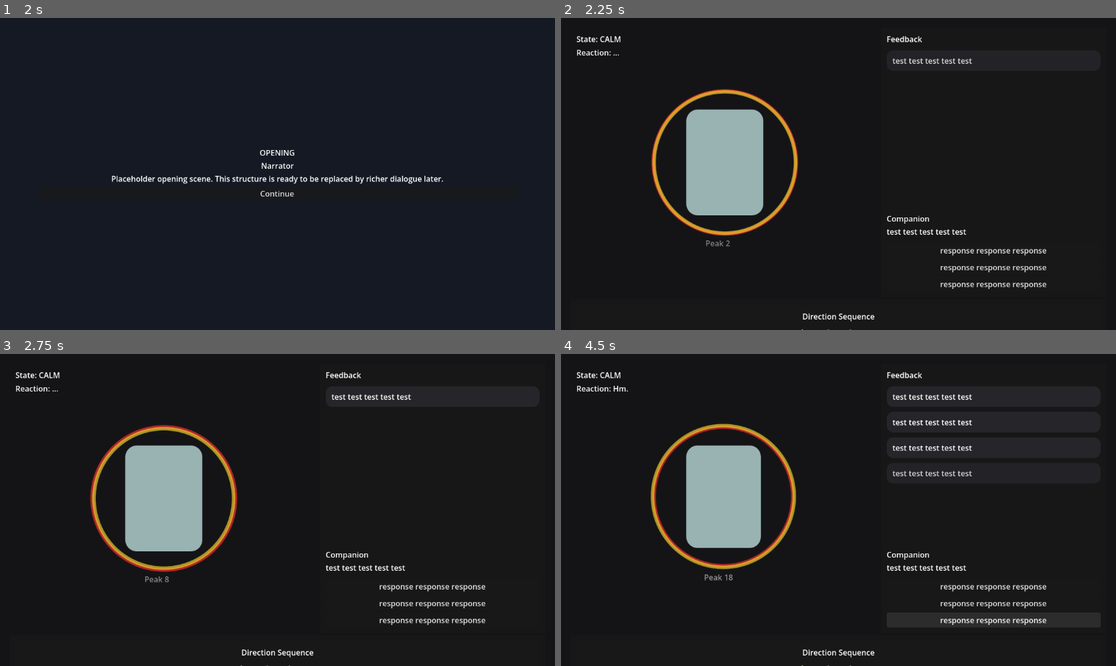
Above: before the commit, frames 1-4 (two rows, left to right).
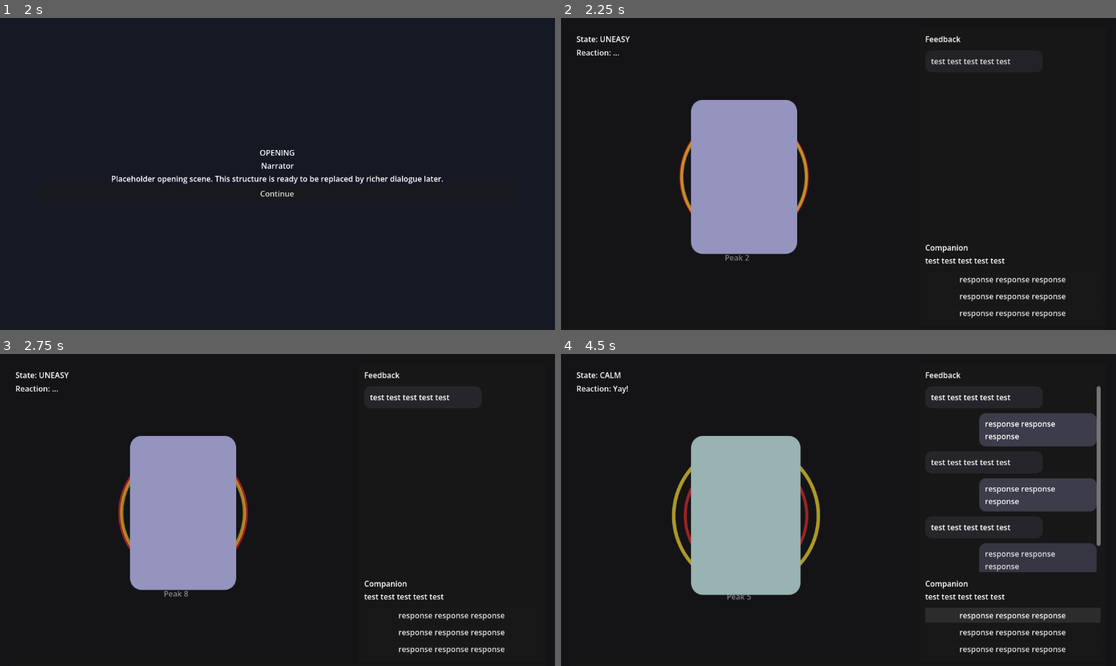
Above: after the commit, the same moments.

Repository: manchenlee/wgj-2026-teamb
Game: Godot game, scene res://scenes/Main.tscn
The game is run twice, just before and just after one commit, with the same random seed, the same clock (stepped at 60 frames per second) and the same inputs.
Inputs:
- Up to frame 1 (2 s): click "Start" at 0.5 s; click "Continue" at 1.25 s
- Up to frame 2 (2.25 s): click "Continue" at 2 s
- Up to frame 3 (2.75 s): no input
- Up to frame 4 (4.5 s): click "response response response" at 2.75 s; click "response response response" at 3.5 s; click "response response response" at 4.25 s

Frame 1 is identical in both runs. In frame 2, 13% of the frame differs, in the area x 7-91%, y 5-100%; in frame 3, 13%; in frame 4, 17%, in the area x 9-98%, y 5-100%.

Commit message:
feat: Enhance UI components and feedback mechanisms for improved user interaction

Diff:
--- a/scenes/components/CharacterArea.tscn
+++ b/scenes/components/CharacterArea.tscn
@@ -3,7 +3,7 @@
 [ext_resource type="Script" path="res://scripts/presentation/character_presenter.gd" id="1_char"]
 
 [node name="CharacterArea" type="Control"]
-custom_minimum_size = Vector2(360, 360)
+custom_minimum_size = Vector2(460, 500)
 script = ExtResource("1_char")
 
 [node name="CharacterVisualAnchor" type="CenterContainer" parent="."]
@@ -16,7 +16,7 @@
 offset_bottom = 0.0
 
 [node name="CharacterPlaceholder" type="Panel" parent="CharacterVisualAnchor"]
-custom_minimum_size = Vector2(160, 220)
+custom_minimum_size = Vector2(220, 320)
 
 [node name="EmotionStateLabel" type="Label" parent="."]
 offset_left = 12.0
--- a/scenes/components/DirectionSequencePanel.tscn
+++ b/scenes/components/DirectionSequencePanel.tscn
@@ -14,6 +14,7 @@
 
 [node name="VBoxContainer" type="VBoxContainer" parent="MarginContainer"]
 alignment = 1
+theme_override_constants/separation = 8
 
 [node name="HeaderLabel" type="Label" parent="MarginContainer/VBoxContainer"]
 text = "Direction Sequence"
@@ -26,3 +27,8 @@
 scroll_active = false
 size_flags_horizontal = 3
 text = "[center][color=#7d7d87]Waiting for round...[/color][/center]"
+
+[node name="FeedbackLabel" type="Label" parent="MarginContainer/VBoxContainer"]
+modulate = Color(1, 1, 1, 0)
+horizontal_alignment = 1
+text = ""
--- a/scenes/screens/GameScreen.tscn
+++ b/scenes/screens/GameScreen.tscn
@@ -46,7 +46,7 @@
 size_flags_vertical = 3
 
 [node name="CenterStage" type="Control" parent="MarginContainer/ResponsiveLayout/UpperLayout/CenterColumn"]
-custom_minimum_size = Vector2(640, 560)
+custom_minimum_size = Vector2(720, 620)
 size_flags_horizontal = 3
 size_flags_vertical = 3
 
--- a/scripts/core/game_session_controller.gd
+++ b/scripts/core/game_session_controller.gd
@@ -75,7 +75,7 @@
 	dialogue_panel.clear_history()
 	current_prompt = dialogue_controller.next_prompt(arousal_model.physical, arousal_model.emotional)
 	dialogue_panel.set_prompt(current_prompt)
-	dialogue_panel.append_history(Config.TEST_FEEDBACK_TEXT)
+	dialogue_panel.append_history(Config.TEST_FEEDBACK_TEXT, "companion")
 	_schedule_next_feedback_message()
 	_start_round()
 	_update_presentation()
@@ -110,7 +110,7 @@
 func _on_feedback_timer_timeout() -> void:
 	if not run_active:
 		return
-	dialogue_panel.append_history(Config.TEST_FEEDBACK_TEXT)
+	dialogue_panel.append_history(Config.TEST_FEEDBACK_TEXT, "companion")
 	print_debug("feedback message")
 	_schedule_next_feedback_message()
 
@@ -131,23 +131,33 @@
 		"correct":
 			combo += 1
 			arousal_model.apply_physical(Config.PHYSICAL_GAIN_PER_CORRECT_INPUT)
+			arousal_model.refresh_physical_activity()
+			status_hud.show_sequence_feedback(
+				"Correct +%d" % int(round(Config.PHYSICAL_GAIN_PER_CORRECT_INPUT)),
+				Color(0.45, 0.87, 0.56, 1.0)
+			)
 			character_area.show_correct_reaction()
 		"round_success":
 			combo += 1
 			arousal_model.apply_physical(Config.PHYSICAL_GAIN_PER_CORRECT_INPUT)
+			arousal_model.apply_physical(Config.PHYSICAL_SEQUENCE_COMPLETE_BONUS)
+			arousal_model.refresh_physical_activity()
+			status_hud.show_sequence_feedback(
+				"Sequence Complete +%d" % int(round(Config.PHYSICAL_SEQUENCE_COMPLETE_BONUS)),
+				Color(0.58, 0.95, 0.67, 1.0)
+			)
 			character_area.show_correct_reaction()
 			print_debug("round success")
 			_schedule_next_round()
 		"wrong":
 			_handle_wrong_input()
-		"round_failure":
-			print_debug("round failure")
-			_handle_round_failure()
-	_update_presentation()
-
-func _on_choice_selected(choice_quality: String) -> void:
+	_update_presentation()
+
+func _on_choice_selected(choice_quality: String, choice_text: String) -> void:
+	dialogue_panel.append_history(choice_text, "player")
 	var outcome := dialogue_controller.apply_choice(choice_quality, arousal_model)
-	dialogue_panel.append_history(str(outcome.get("reply", Config.TEST_FEEDBACK_TEXT)))
+	arousal_model.refresh_emotional_activity()
+	dialogue_panel.append_history(str(outcome.get("reply", Config.TEST_FEEDBACK_TEXT)), "companion")
 	character_area.show_choice_reaction(choice_quality)
 	current_prompt = dialogue_controller.next_prompt(arousal_model.physical, arousal_model.emotional)
 	dialogue_panel.set_prompt(current_prompt)
@@ -156,11 +166,18 @@
 func _handle_wrong_input() -> void:
 	combo = 0
 	arousal_model.apply_physical(-Config.PHYSICAL_PENALTY_PER_WRONG_INPUT)
+	arousal_model.refresh_physical_activity()
+	sequence_controller.clear_round()
+	status_hud.show_sequence_feedback(
+		"Wrong -%d" % int(round(Config.PHYSICAL_PENALTY_PER_WRONG_INPUT)),
+		Color(0.95, 0.35, 0.35, 1.0)
+	)
 	character_area.show_mistake_reaction()
+	_schedule_next_round()
 
 func _handle_round_failure() -> void:
+	print_debug("round failure")
 	_handle_wrong_input()
-	_schedule_next_round()
 
 func _schedule_next_round() -> void:
 	round_restart_timer.start(Config.ROUND_RESTART_DELAY)
--- a/scripts/gameplay/GameConfig.gd
+++ b/scripts/gameplay/GameConfig.gd
@@ -8,20 +8,24 @@
 const TEST_RESPONSE_TEXT: String = "response response response"
 
 # Core arousal values.
-const INITIAL_PHYSICAL: float = 50.0
-const INITIAL_EMOTIONAL: float = 50.0
+const INITIAL_PHYSICAL: float = 30.0
+const INITIAL_EMOTIONAL: float = 30.0
 const INITIAL_PEAK: float = 0.0
 const MINIMUM_ACTIVE_THRESHOLD: float = 15.0
 const BALANCE_TOLERANCE: float = 15.0
 
 # Passive progression.
-const NATURAL_DECAY_PER_SECOND: float = 2.0
+const PHYSICAL_DECAY_PER_SECOND: float = 2.0
+const EMOTIONAL_DECAY_PER_SECOND: float = 2.0
+const PHYSICAL_ACTIVITY_GRACE_SECONDS: float = 1.4
+const EMOTIONAL_ACTIVITY_GRACE_SECONDS: float = 2.8
 const PEAK_GAIN_RATE: float = 12.0
 const PEAK_LOSS_RATE: float = 8.0
 
 # Physical interaction tuning.
 const PHYSICAL_GAIN_PER_CORRECT_INPUT: float = 4.0
 const PHYSICAL_PENALTY_PER_WRONG_INPUT: float = 3.0
+const PHYSICAL_SEQUENCE_COMPLETE_BONUS: float = 6.0
 const DIRECTION_SEQUENCE_LENGTH_MIN: int = 3
 const DIRECTION_SEQUENCE_LENGTH_MAX: int = 5
 const DIRECTION_SEQUENCE_TIME_LIMIT: float = 3.0
--- a/scripts/gameplay/arousal_model.gd
+++ b/scripts/gameplay/arousal_model.gd
@@ -6,11 +6,15 @@
 var physical: float = Config.INITIAL_PHYSICAL
 var emotional: float = Config.INITIAL_EMOTIONAL
 var peak: float = Config.INITIAL_PEAK
+var physical_activity_grace_remaining: float = 0.0
+var emotional_activity_grace_remaining: float = 0.0
 
 func reset() -> void:
 	physical = Config.INITIAL_PHYSICAL
 	emotional = Config.INITIAL_EMOTIONAL
 	peak = Config.INITIAL_PEAK
+	physical_activity_grace_remaining = 0.0
+	emotional_activity_grace_remaining = 0.0
 
 func apply_physical(delta_value: float) -> void:
 	physical = Config.clamp_value(physical + delta_value)
@@ -18,10 +22,20 @@
 func apply_emotional(delta_value: float) -> void:
 	emotional = Config.clamp_value(emotional + delta_value)
 
+func refresh_physical_activity() -> void:
+	physical_activity_grace_remaining = Config.PHYSICAL_ACTIVITY_GRACE_SECONDS
+
+func refresh_emotional_activity() -> void:
+	emotional_activity_grace_remaining = Config.EMOTIONAL_ACTIVITY_GRACE_SECONDS
+
 func apply_decay(delta: float) -> void:
-	var decay_amount := Config.NATURAL_DECAY_PER_SECOND * delta
-	physical = Config.clamp_value(physical - decay_amount)
-	emotional = Config.clamp_value(emotional - decay_amount)
+	physical_activity_grace_remaining = maxf(physical_activity_grace_remaining - delta, 0.0)
+	emotional_activity_grace_remaining = maxf(emotional_activity_grace_remaining - delta, 0.0)
+
+	if physical_activity_grace_remaining <= 0.0:
+		physical = Config.clamp_value(physical - Config.PHYSICAL_DECAY_PER_SECOND * delta)
+	if emotional_activity_grace_remaining <= 0.0:
+		emotional = Config.clamp_value(emotional - Config.EMOTIONAL_DECAY_PER_SECOND * delta)
 
 func update_peak(delta: float) -> void:
 	var difference := absf(physical - emotional)
--- a/scripts/gameplay/direction_sequence_controller.gd
+++ b/scripts/gameplay/direction_sequence_controller.gd
@@ -48,10 +48,15 @@
 		return {"result": "correct"}
 
 	wrong_inputs += 1
-	if wrong_inputs >= Config.MAX_WRONG_INPUTS_PER_ROUND:
-		round_active = false
-		return {"result": "round_failure"}
+	round_active = false
 	return {"result": "wrong"}
+
+func clear_round() -> void:
+	current_sequence.clear()
+	current_index = 0
+	wrong_inputs = 0
+	time_left = 0.0
+	round_active = false
 
 func get_sequence_text() -> String:
 	var parts: Array[String] = []
--- a/scripts/ui/dialogue_panel.gd
+++ b/scripts/ui/dialogue_panel.gd
@@ -1,7 +1,7 @@
 class_name DialoguePanel
 extends PanelContainer
 
-signal choice_selected(choice_quality: String)
+signal choice_selected(choice_quality: String, choice_text: String)
 
 const Config := preload("res://scripts/gameplay/GameConfig.gd")
 
@@ -17,9 +17,9 @@
 	good_button.focus_mode = Control.FOCUS_NONE
 	neutral_button.focus_mode = Control.FOCUS_NONE
 	bad_button.focus_mode = Control.FOCUS_NONE
-	good_button.pressed.connect(func() -> void: choice_selected.emit("good"))
-	neutral_button.pressed.connect(func() -> void: choice_selected.emit("neutral"))
-	bad_button.pressed.connect(func() -> void: choice_selected.emit("bad"))
+	good_button.pressed.connect(func() -> void: choice_selected.emit("good", good_button.text))
+	neutral_button.pressed.connect(func() -> void: choice_selected.emit("neutral", neutral_button.text))
+	bad_button.pressed.connect(func() -> void: choice_selected.emit("bad", bad_button.text))
 
 func set_prompt(prompt: Dictionary) -> void:
 	speaker_label.text = str(prompt.get("speaker", "Companion"))
@@ -32,15 +32,26 @@
 	for child in history_list.get_children():
 		child.queue_free()
 
-func append_history(line: String) -> void:
+func append_history(line: String, speaker_type: String = "companion") -> void:
+	var row := HBoxContainer.new()
+	row.size_flags_horizontal = Control.SIZE_EXPAND_FILL
+	row.mouse_filter = Control.MOUSE_FILTER_IGNORE
+	row.add_theme_constant_override("separation", 12)
+
+	var companion_message := speaker_type != "player"
+	if not companion_message:
+		var left_spacer := Control.new()
+		left_spacer.size_flags_horizontal = Control.SIZE_EXPAND_FILL
+		row.add_child(left_spacer)
+
 	var bubble := PanelContainer.new()
-	bubble.size_flags_horizontal = Control.SIZE_EXPAND_FILL
+	bubble.custom_minimum_size = Vector2(220.0, 46.0)
 	bubble.mouse_filter = Control.MOUSE_FILTER_IGNORE
 	bubble.modulate = Color(1.0, 1.0, 1.0, 0.0)
-	bubble.scale = Vector2(0.96, 0.96)
+	bubble.scale = Vector2(0.94, 0.94)
 
 	var bubble_style := StyleBoxFlat.new()
-	bubble_style.bg_color = Color(0.15, 0.15, 0.17, 0.92)
+	bubble_style.bg_color = Color(0.15, 0.15, 0.17, 0.92) if companion_message else Color(0.24, 0.24, 0.3, 0.96)
 	bubble_style.corner_radius_top_left = 14
 	bubble_style.corner_radius_top_right = 14
 	bubble_style.corner_radius_bottom_left = 14
@@ -55,9 +66,16 @@
 	message_label.autowrap_mode = TextServer.AUTOWRAP_WORD_SMART
 	message_label.text = line
 	message_label.mouse_filter = Control.MOUSE_FILTER_IGNORE
-	message_label.size_flags_horizontal = Control.SIZE_EXPAND_FILL
+	message_label.custom_minimum_size = Vector2(220.0, 0.0)
 	bubble.add_child(message_label)
-	history_list.add_child(bubble)
+	row.add_child(bubble)
+
+	if companion_message:
+		var right_spacer := Control.new()
+		right_spacer.size_flags_horizontal = Control.SIZE_EXPAND_FILL
+		row.add_child(right_spacer)
+
+	history_list.add_child(row)
 
 	var tween := create_tween()
 	tween.set_parallel(true)
--- a/scripts/ui/direction_sequence_panel.gd
+++ b/scripts/ui/direction_sequence_panel.gd
@@ -2,6 +2,21 @@
 extends PanelContainer
 
 @onready var sequence_label: RichTextLabel = $MarginContainer/VBoxContainer/SequenceLabel
+@onready var feedback_label: Label = $MarginContainer/VBoxContainer/FeedbackLabel
 
 func set_sequence_text(text_value: String) -> void:
 	sequence_label.text = text_value
+
+func show_feedback(text_value: String, color: Color) -> void:
+	feedback_label.text = text_value
+	feedback_label.modulate = Color(color.r, color.g, color.b, 0.0)
+	feedback_label.position = Vector2(0.0, 10.0)
+
+	var tween := create_tween()
+	tween.set_parallel(true)
+	tween.tween_property(feedback_label, "modulate:a", 1.0, 0.12)
+	tween.tween_property(feedback_label, "position:y", 0.0, 0.18).set_trans(Tween.TRANS_SINE).set_ease(Tween.EASE_OUT)
+	tween.chain().tween_interval(0.45)
+	tween.set_parallel(true)
+	tween.tween_property(feedback_label, "modulate:a", 0.0, 0.2)
+	tween.tween_property(feedback_label, "position:y", -6.0, 0.2).set_trans(Tween.TRANS_SINE).set_ease(Tween.EASE_IN)
--- a/scripts/ui/status_hud.gd
+++ b/scripts/ui/status_hud.gd
@@ -40,3 +40,6 @@
 
 func update_sequence_text(text_value: String) -> void:
 	direction_panel.set_sequence_text(text_value)
+
+func show_sequence_feedback(text_value: String, color: Color) -> void:
+	direction_panel.show_feedback(text_value, color)
